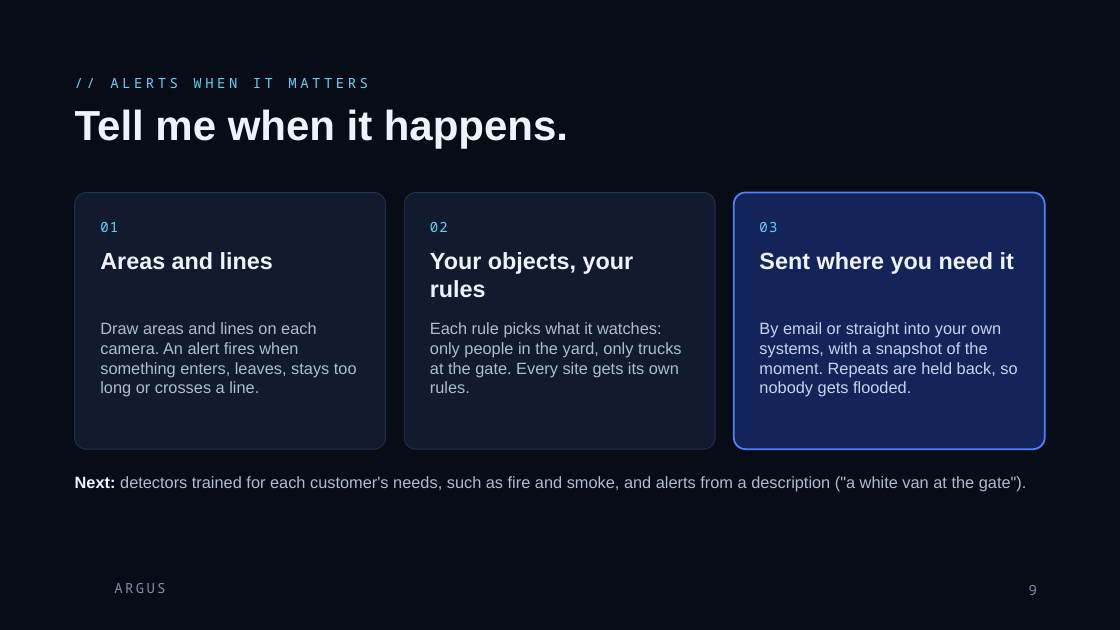
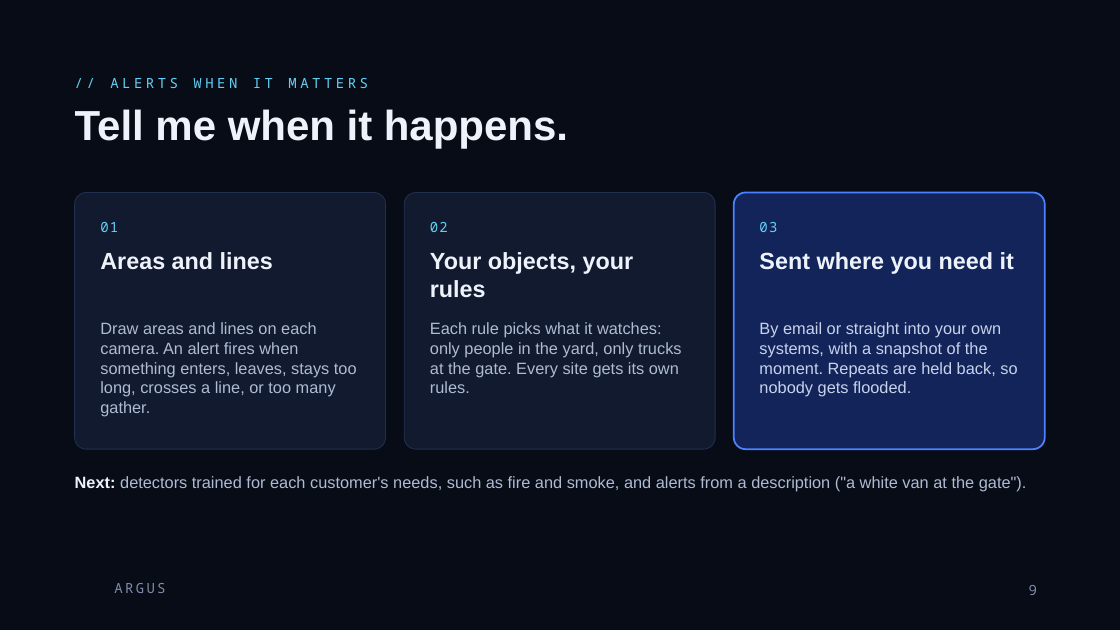
Before and after one commit to rachadlakis/mobius-tensors, a slide deck: slide 9 of docs/argus/Argus.pptx. Drawn at 1120x630 pixels with LibreOffice and Linux fonts; fonts in the diff are those of the drawing; background and template pictures are left out. Boxes give left, top, right and bottom in pixels: in the first picture for what was removed or moved away, otherwise in the second. Text is boxed around its words. In the diff, an @@ line names an element or a change of style, - is before the commit and + after.

```diff
--- a/docs/argus/Argus.pptx
+++ b/docs/argus/Argus.pptx
@@ text at (100,322,357,416): text changed @@
-Draw areas and lines on each camera. An alert fires when something enters, leaves, stays too long or crosses a line.
+Draw areas and lines on each camera. An alert fires when something enters, leaves, stays too long, crosses a line, or too many gather.
```
Also in this commit, not shown: 4 other slides changed, 6 slides added, 34 other files.
